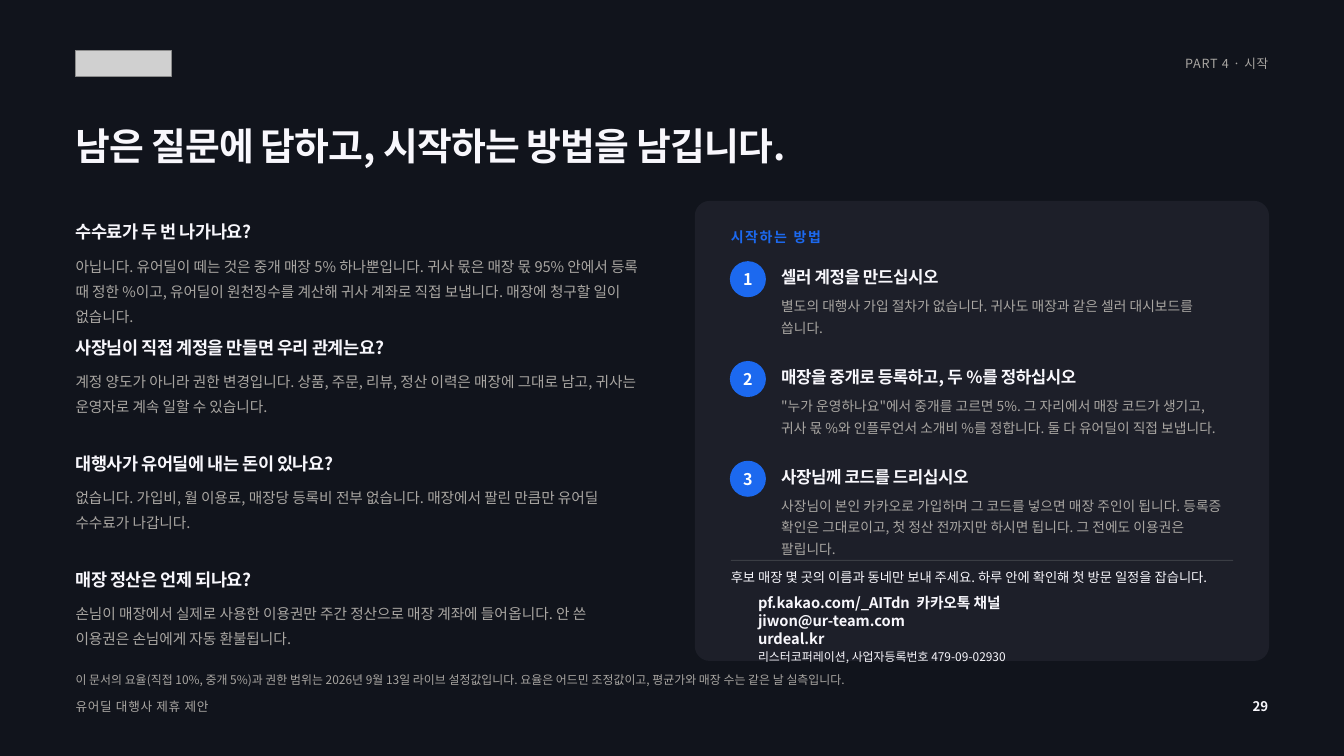
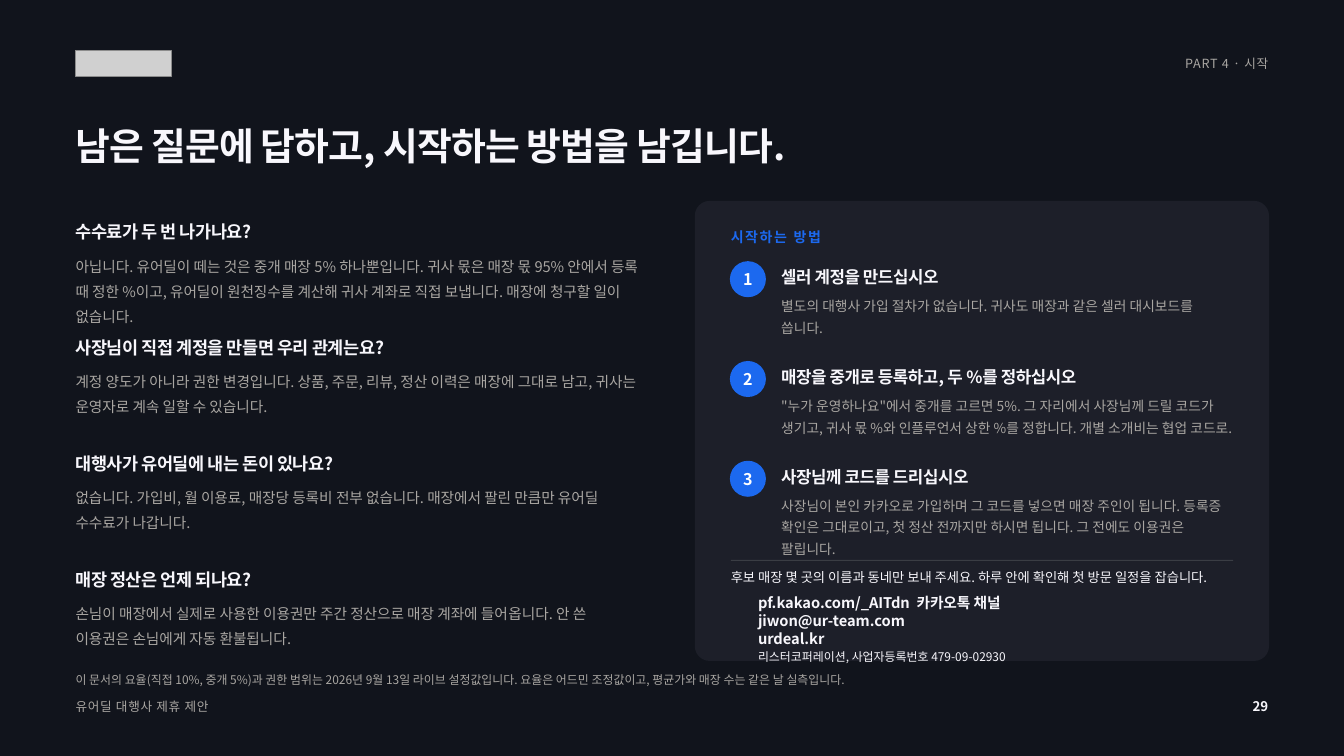
Before and after one commit to tobe2111/ur-live, a slide deck: slide 30 of docs/business/proposals/urdeal-agency-proposal.pptx. Drawn at 1344x756 pixels with LibreOffice and Linux fonts; fonts in the diff are those of the drawing; grey boxes stand for pictures; background and template pictures are left out. Boxes give left, top, right and bottom in pixels: in the first picture for what was removed or moved away, otherwise in the second. Text is boxed around its words. In the diff, an @@ line names an element or a change of style, - is before the commit and + after.

```diff
--- a/docs/business/proposals/urdeal-agency-proposal.pptx
+++ b/docs/business/proposals/urdeal-agency-proposal.pptx
@@ text at <box>781,399,1232,435</box>: text changed @@
-"누가 운영하나요"에서 중개를 고르면 5%. 그 자리에서 매장 코드가 생기고, 귀사 몫 %와 인플루언서 소개비 %를 정합니다. 둘 다 유어딜이 직접 보냅니다.
+"누가 운영하나요"에서 중개를 고르면 5%. 그 자리에서 사장님께 드릴 코드가 생기고, 귀사 몫 %와 인플루언서 상한 %를 정합니다. 개별 소개비는 협업 코드로.
```
Also in this commit, not shown: 11 other slides changed, 9 other files.
